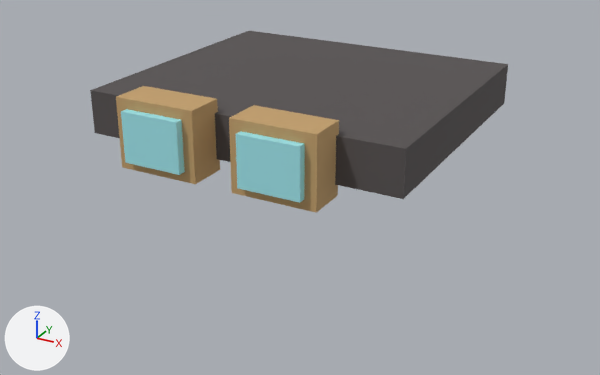
One commit to the glTF model public/assets/models/characters/wardrobe/hw-goggles.glb: the scene before it, then after it.
One viewpoint serves both versions: a 50 mm lens placed at (0.398, -0.74, 0.538), pointed at (0.009, -0.034, 0.185). Lighting does not change. The marker at lower left points along +X, +Y and +Z. The picture after the commit comes second. Vertices at exactly the same position are counted once.

In view in the first picture: 'goggle_frame_-1', 'goggle_frame_1', 'goggle_lens_-1', 'goggle_lens_1', 'goggle_strap'.
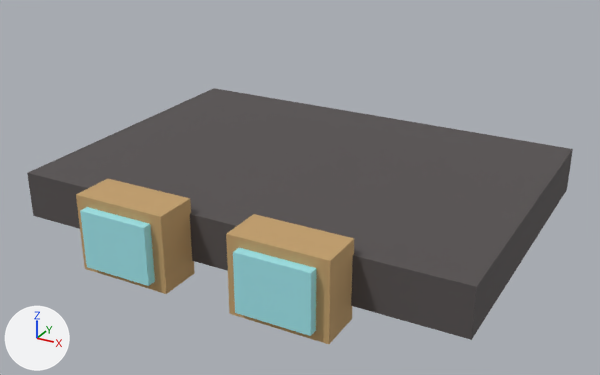
Pixel boxes [x1, y1, x2, y2] of what changed, in the pictures (600 x 375 px):
'goggle_strap', moved, rescaled (31% wider, 50% taller): before [90, 31, 508, 199]; after [27, 88, 573, 340]
'goggle_frame_1', reshaped (16% wider, 20% taller): before [229, 105, 339, 213]; after [226, 214, 354, 344]
'goggle_frame_-1', reshaped (14% wider, 17% taller): before [116, 86, 220, 184]; after [76, 179, 195, 294]
'goggle_lens_1', moved, rescaled (20% wider, 22% taller): before [236, 131, 305, 203]; after [233, 248, 316, 336]
'goggle_lens_-1', moved, rescaled (17% wider, 19% taller): before [121, 109, 185, 175]; after [80, 207, 155, 286]

Diff of the bpy script that builds the scene:
```diff
--- a/public/assets/models/characters/wardrobe/hw-goggles.glb.py
+++ b/public/assets/models/characters/wardrobe/hw-goggles.glb.py
@@ me_goggle_strap @@
-me_goggle_strap.from_pydata(...)  # 8 vertices, 12 faces; spans x -0.168..0.168, y -0.143..0.153, z 0.25..0.295
+me_goggle_strap.from_pydata(...)  # 8 vertices, 12 faces; spans x -0.244..0.244, y -0.169..0.179, z 0.15..0.2
+# me_goggle_strap part 1: the whole mesh is scaled about its middle by (1.45, 1.18, 1.11), then moved by (0.0, 0.0, -0.097)
 me_goggle_strap.materials.append(mat_charmat)
@@ me_goggle_frame__1 @@
-me_goggle_frame__1.from_pydata(...)  # 8 vertices, 12 faces; spans x -0.1045..-0.0195, y -0.178..-0.138, z 0.237..0.307
-me_goggle_frame__1.vertices[0].co = (-0.1045, -0.178, 0.237)  # pixel (122, 167)
-me_goggle_frame__1.vertices[1].co = (-0.1045, -0.178, 0.307)  # pixel (115, 96)
-me_goggle_frame__1.vertices[2].co = (-0.1045, -0.138, 0.237)
-me_goggle_frame__1.vertices[3].co = (-0.1045, -0.138, 0.307)  # pixel (143, 85)
-me_goggle_frame__1.vertices[4].co = (-0.0195, -0.178, 0.237)  # pixel (195, 184)
-me_goggle_frame__1.vertices[5].co = (-0.0195, -0.178, 0.307)  # pixel (191, 110)
-me_goggle_frame__1.vertices[6].co = (-0.0195, -0.138, 0.237)  # pixel (220, 169)
-me_goggle_frame__1.vertices[7].co = (-0.0195, -0.138, 0.307)  # pixel (217, 98)
+me_goggle_frame__1.from_pydata(...)  # 8 vertices, 12 faces; spans x -0.135..-0.035, y -0.2115..-0.1665, z 0.135..0.215
+# me_goggle_frame__1 part 2
+me_goggle_frame__1.vertices[0].co = (-0.135, -0.2115, 0.135)  # pixel (84, 268)
+me_goggle_frame__1.vertices[1].co = (-0.135, -0.2115, 0.215)  # pixel (75, 194)
+me_goggle_frame__1.vertices[2].co = (-0.135, -0.1665, 0.135)
+me_goggle_frame__1.vertices[3].co = (-0.135, -0.1665, 0.215)  # pixel (107, 178)
+me_goggle_frame__1.vertices[4].co = (-0.035, -0.2115, 0.135)  # pixel (166, 294)
+me_goggle_frame__1.vertices[5].co = (-0.035, -0.2115, 0.215)  # pixel (160, 216)
+me_goggle_frame__1.vertices[6].co = (-0.035, -0.1665, 0.135)  # pixel (194, 273)
+me_goggle_frame__1.vertices[7].co = (-0.035, -0.1665, 0.215)  # pixel (190, 198)
 me_goggle_frame__1.materials.append(mat_charmat)
@@ me_goggle_lens__1 @@
-me_goggle_lens__1.from_pydata(...)  # 8 vertices, 12 faces; spans x -0.093..-0.031, y -0.186..-0.174, z 0.247..0.297
+me_goggle_lens__1.from_pydata(...)  # 8 vertices, 12 faces; spans x -0.1225..-0.0475, y -0.221..-0.207, z 0.145..0.205
+# me_goggle_lens__1 part 3: the whole mesh is scaled about its middle by (1.21, 1.17, 1.2), then moved by (-0.023, -0.034, -0.097)
 me_goggle_lens__1.materials.append(mat_charmat)
@@ me_goggle_frame_1 @@
-me_goggle_frame_1.from_pydata(...)  # 8 vertices, 12 faces; spans x 0.0195..0.1045, y -0.178..-0.138, z 0.237..0.307
-me_goggle_frame_1.vertices[0].co = (0.0195, -0.178, 0.237)  # pixel (231, 192)
-me_goggle_frame_1.vertices[1].co = (0.0195, -0.178, 0.307)  # pixel (228, 117)
-me_goggle_frame_1.vertices[2].co = (0.0195, -0.138, 0.237)
-me_goggle_frame_1.vertices[3].co = (0.0195, -0.138, 0.307)  # pixel (253, 105)
-me_goggle_frame_1.vertices[4].co = (0.1045, -0.178, 0.237)  # pixel (316, 212)
-me_goggle_frame_1.vertices[5].co = (0.1045, -0.178, 0.307)  # pixel (317, 134)
-me_goggle_frame_1.vertices[6].co = (0.1045, -0.138, 0.237)  # pixel (337, 195)
-me_goggle_frame_1.vertices[7].co = (0.1045, -0.138, 0.307)  # pixel (339, 120)
+me_goggle_frame_1.from_pydata(...)  # 8 vertices, 12 faces; spans x 0.035..0.135, y -0.2115..-0.1665, z 0.135..0.215
+# me_goggle_frame_1 part 4
+me_goggle_frame_1.vertices[0].co = (0.035, -0.2115, 0.135)  # pixel (229, 313)
+me_goggle_frame_1.vertices[1].co = (0.035, -0.2115, 0.215)  # pixel (226, 233)
+me_goggle_frame_1.vertices[2].co = (0.035, -0.1665, 0.135)
+me_goggle_frame_1.vertices[3].co = (0.035, -0.1665, 0.215)  # pixel (253, 214)
+me_goggle_frame_1.vertices[4].co = (0.135, -0.2115, 0.135)  # pixel (328, 344)
+me_goggle_frame_1.vertices[5].co = (0.135, -0.2115, 0.215)  # pixel (330, 260)
+me_goggle_frame_1.vertices[6].co = (0.135, -0.1665, 0.135)  # pixel (352, 318)
+me_goggle_frame_1.vertices[7].co = (0.135, -0.1665, 0.215)  # pixel (354, 238)
 me_goggle_frame_1.materials.append(mat_charmat)
@@ me_goggle_lens_1 @@
-me_goggle_lens_1.from_pydata(...)  # 8 vertices, 12 faces; spans x 0.031..0.093, y -0.186..-0.174, z 0.247..0.297
+me_goggle_lens_1.from_pydata(...)  # 8 vertices, 12 faces; spans x 0.0475..0.1225, y -0.221..-0.207, z 0.145..0.205
+# me_goggle_lens_1 part 5: the whole mesh is scaled about its middle by (1.21, 1.17, 1.2), then moved by (0.023, -0.034, -0.097)
 me_goggle_lens_1.materials.append(mat_charmat)
```
